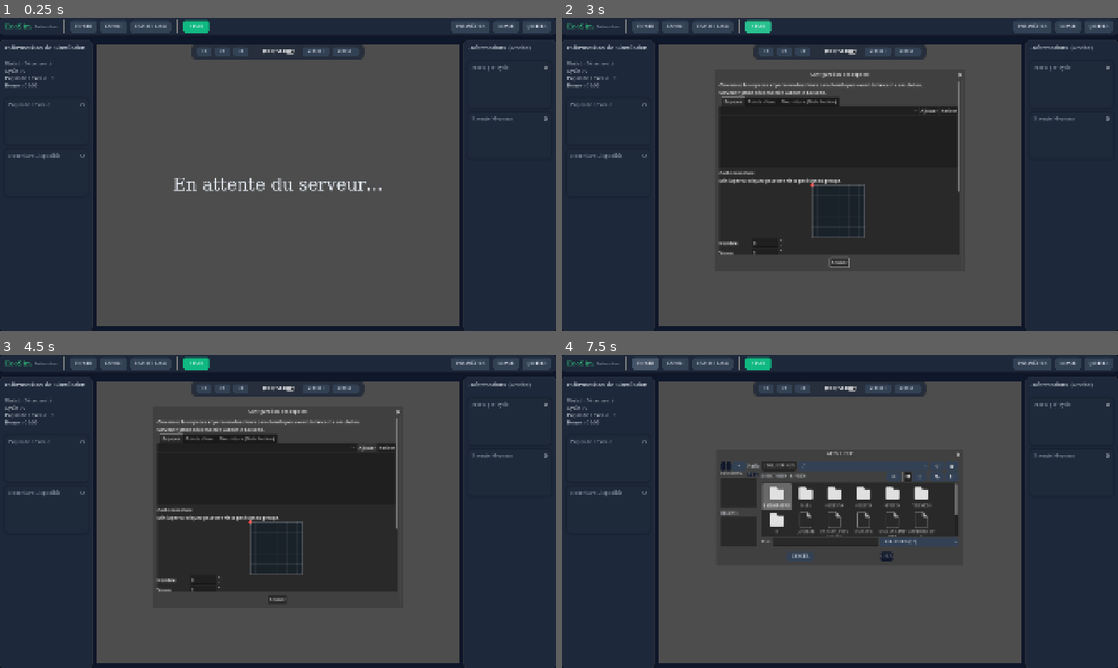
Above: before the commit, frames 1-4 (two rows, left to right).
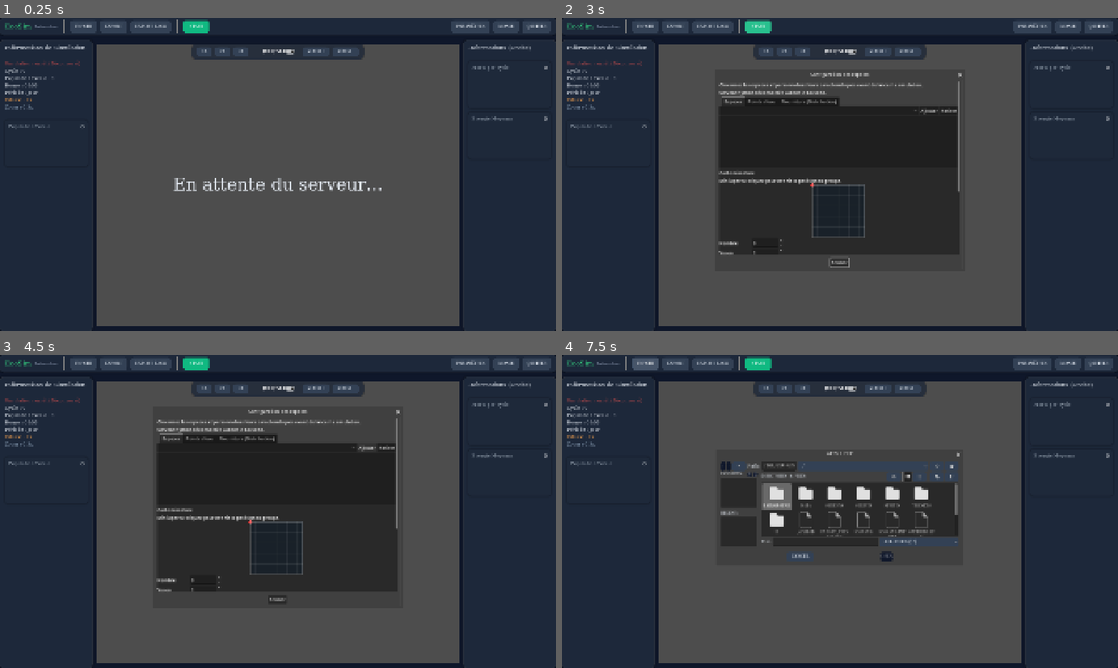
Above: after the commit, the same moments.

Repository: EcoSim-Interactive/EcoSim-game
Game: Godot game, scene res://screens/Homepage.tscn
Two runs of this game, one before a commit and one after it. Both use one fixed random seed, a clock stepped at 60 frames per second and the inputs below.
Inputs (mouse positions are in pixels of both pictures, inside the frame that each line leads up to):
- Up to frame 1 (0.25 s): no input
- Up to frame 2 (3 s): click "1x" at 0.5 s; click "2x" at 1.25 s; click "3x" at 2 s; click "Start" at 2.75 s
- Up to frame 3 (4.5 s): click "Start" at 3.5 s; click "Ajouter" at 4.25 s
- Up to frame 4 (7.5 s): click "Retirer" at 5 s; click (767, 661) at 5.75 s; click "Fermer" at 6.5 s; click "Import" at 7.25 s

The runs differ from the first frame. In frame 1, 0.3% of the frame differs, in the area x 0-16%, y 13-46%; in frame 2, 0.3%; in frame 3, 0.3%; in frame 4, 0.3%.

Commit message:
controleur info add

Diff:
--- a/simulatorV1/godot_interface/simulation/screens/Homepage.tscn
+++ b/simulatorV1/godot_interface/simulation/screens/Homepage.tscn
@@ -12,20 +12,6 @@
 
 [sub_resource type="StyleBoxFlat" id="StyleBoxFlat_bg"]
 bg_color = Color(0.059, 0.09, 0.165, 1)
-
-[sub_resource type="StyleBoxFlat" id="StyleBoxFlat_floating"]
-bg_color = Color(0.118, 0.161, 0.231, 0.7)
-border_width_left = 1
-border_width_top = 1
-border_width_right = 1
-border_width_bottom = 1
-border_color = Color(0.15, 0.18, 0.23, 0.5)
-corner_radius_top_left = 12
-corner_radius_top_right = 12
-corner_radius_bottom_right = 12
-corner_radius_bottom_left = 12
-shadow_color = Color(0, 0, 0, 0.2)
-shadow_size = 4
 
 [sub_resource type="StyleBoxFlat" id="StyleBoxFlat_panel"]
 bg_color = Color(0.118, 0.161, 0.231, 0.95)
@@ -84,6 +70,20 @@
 corner_radius_bottom_right = 8
 corner_radius_bottom_left = 8
 
+[sub_resource type="StyleBoxFlat" id="StyleBoxFlat_floating"]
+bg_color = Color(0.118, 0.161, 0.231, 0.7)
+border_width_left = 1
+border_width_top = 1
+border_width_right = 1
+border_width_bottom = 1
+border_color = Color(0.15, 0.18, 0.23, 0.5)
+corner_radius_top_left = 12
+corner_radius_top_right = 12
+corner_radius_bottom_right = 12
+corner_radius_bottom_left = 12
+shadow_color = Color(0, 0, 0, 0.2)
+shadow_size = 4
+
 [sub_resource type="StyleBoxFlat" id="StyleBoxFlat_Settings"]
 bg_color = Color(0.118, 0.161, 0.231, 0.95)
 border_width_left = 6
@@ -268,6 +268,18 @@
 layout_mode = 2
 text = "Heure : 00:00"
 
+[node name="SimDayNightLabel" type="Label" parent="MainVBox/MainHBox/LeftSidebar/Margin/VBox/SimulationInfoBox" unique_id=987654327]
+layout_mode = 2
+text = "Période : Jour"
+
+[node name="SimSpeedLabel" type="Label" parent="MainVBox/MainHBox/LeftSidebar/Margin/VBox/SimulationInfoBox" unique_id=987654328]
+layout_mode = 2
+text = "Vitesse : 1x"
+
+[node name="SimZoomLabel" type="Label" parent="MainVBox/MainHBox/LeftSidebar/Margin/VBox/SimulationInfoBox" unique_id=987654329]
+layout_mode = 2
+text = "Zoom : 1.0x"
+
 [node name="HSeparator2" type="HSeparator" parent="MainVBox/MainHBox/LeftSidebar/Margin/VBox" unique_id=987654326]
 layout_mode = 2
 
@@ -276,6 +288,7 @@
 title = "Population Totale"
 
 [node name="GraphFood" parent="MainVBox/MainHBox/LeftSidebar/Margin/VBox" unique_id=2126144090 instance=ExtResource("8_graph")]
+visible = false
 layout_mode = 2
 title = "Nourriture Disponible"
 line_color = Color(0.9, 0.6, 0.2, 1)
@@ -297,20 +310,27 @@
 layout_mode = 2
 stretch = true
 
-[node name="FloatingControls" type="PanelContainer" parent="MainVBox/MainHBox/MainArea"]
+[node name="SubViewport" type="SubViewport" parent="MainVBox/MainHBox/MainArea/SubViewportContainer" unique_id=519707155]
+handle_input_locally = false
+size = Vector2i(1248, 972)
+render_target_update_mode = 4
+
+[node name="World" parent="MainVBox/MainHBox/MainArea/SubViewportContainer/SubViewport" unique_id=1173343557 instance=ExtResource("2_1n0mb")]
+
+[node name="FloatingControls" type="PanelContainer" parent="MainVBox/MainHBox/MainArea" unique_id=1393063826]
 layout_mode = 2
 size_flags_horizontal = 4
 size_flags_vertical = 0
 theme_override_styles/panel = SubResource("StyleBoxFlat_floating")
 
-[node name="Margin" type="MarginContainer" parent="MainVBox/MainHBox/MainArea/FloatingControls"]
+[node name="Margin" type="MarginContainer" parent="MainVBox/MainHBox/MainArea/FloatingControls" unique_id=475446992]
 layout_mode = 2
 theme_override_constants/margin_left = 16
 theme_override_constants/margin_top = 8
 theme_override_constants/margin_right = 16
 theme_override_constants/margin_bottom = 8
 
-[node name="HBox" type="HBoxContainer" parent="MainVBox/MainHBox/MainArea/FloatingControls/Margin"]
+[node name="HBox" type="HBoxContainer" parent="MainVBox/MainHBox/MainArea/FloatingControls/Margin" unique_id=532315398]
 layout_mode = 2
 theme_override_constants/separation = 12
 
@@ -351,13 +371,6 @@
 theme_override_styles/normal = SubResource("StyleBoxFlat_btn_normal")
 theme_override_styles/hover = SubResource("StyleBoxFlat_btn_hover")
 text = "Zoom -"
-
-[node name="SubViewport" type="SubViewport" parent="MainVBox/MainHBox/MainArea/SubViewportContainer" unique_id=519707155]
-handle_input_locally = false
-size = Vector2i(1248, 988)
-render_target_update_mode = 4
-
-[node name="World" parent="MainVBox/MainHBox/MainArea/SubViewportContainer/SubViewport" unique_id=1173343557 instance=ExtResource("2_1n0mb")]
 
 [node name="LoadingOverlay" type="Control" parent="MainVBox/MainHBox/MainArea" unique_id=691733600]
 visible = false
--- a/simulatorV1/godot_interface/simulation/scripts/homepage.gd
+++ b/simulatorV1/godot_interface/simulation/scripts/homepage.gd
@@ -27,11 +27,15 @@
 @onready var sim_cycle_label = $MainVBox/MainHBox/LeftSidebar/Margin/VBox/SimulationInfoBox/SimCycleLabel
 @onready var sim_population_label = $MainVBox/MainHBox/LeftSidebar/Margin/VBox/SimulationInfoBox/SimPopulationLabel
 @onready var sim_time_label = $MainVBox/MainHBox/LeftSidebar/Margin/VBox/SimulationInfoBox/SimTimeLabel
+@onready var sim_daynight_label = $MainVBox/MainHBox/LeftSidebar/Margin/VBox/SimulationInfoBox/SimDayNightLabel
+@onready var sim_speed_label = $MainVBox/MainHBox/LeftSidebar/Margin/VBox/SimulationInfoBox/SimSpeedLabel
+@onready var sim_zoom_label = $MainVBox/MainHBox/LeftSidebar/Margin/VBox/SimulationInfoBox/SimZoomLabel
 
 # --- Variables principales ---
 var simulation_logs = []          # Données chargées depuis summary.json
 var current_step_data = {}
 var simulation_data = {}          # Données du fichier simulation.json (actions, motivations)
+var current_speed_text = "1x"
 
 # --- Configuration ---
 @export var logs_folder: String = ""
@@ -53,11 +57,20 @@
 	if zoom_out_btn:
 		zoom_out_btn.pressed.connect(_on_zoom_out_pressed)
 	if speed_1x_btn:
-		speed_1x_btn.pressed.connect(func(): if world and world.has_method("set_speed"): world.set_speed(300))
+		speed_1x_btn.pressed.connect(func():
+			if world and world.has_method("set_speed"): world.set_speed(300)
+			current_speed_text = "1x"
+		)
 	if speed_2x_btn:
-		speed_2x_btn.pressed.connect(func(): if world and world.has_method("set_speed"): world.set_speed(150))
+		speed_2x_btn.pressed.connect(func():
+			if world and world.has_method("set_speed"): world.set_speed(150)
+			current_speed_text = "2x"
+		)
 	if speed_3x_btn:
-		speed_3x_btn.pressed.connect(func(): if world and world.has_method("set_speed"): world.set_speed(50))
+		speed_3x_btn.pressed.connect(func():
+			if world and world.has_method("set_speed"): world.set_speed(50)
+			current_speed_text = "3x"
+		)
 	if mode_option:
 		var popup = mode_option.get_popup()
 		popup.add_theme_font_size_override("font_size", 35)
@@ -107,13 +120,25 @@
 	if world and "connected" in world:
 		if sim_status_label:
 			if not world.connected:
-				sim_status_label.text = "Statut : Déconnecté"
+				sim_status_label.text = "Simulation : Arrêt (Déconnecté)"
+				sim_status_label.add_theme_color_override("font_color", Color(0.8, 0.3, 0.3))
 			elif world.get("run_completed"):
-				sim_status_label.text = "Statut : Terminé"
+				sim_status_label.text = "Simulation : Arrêt (Terminé)"
+				sim_status_label.add_theme_color_override("font_color", Color(0.2, 0.6, 0.9))
 			elif world.get("running"):
-				sim_status_label.text = "Statut : En cours"
+				sim_status_label.text = "Simulation : Marche"
+				sim_status_label.add_theme_color_override("font_color", Color(0.2, 0.9, 0.4))
 			else:
-				sim_status_label.text = "Statut : En pause"
+				sim_status_label.text = "Simulation : Arrêt (Pause)"
+				sim_status_label.add_theme_color_override("font_color", Color(0.9, 0.7, 0.2))
+
+		if sim_speed_label:
+			sim_speed_label.text = "Vitesse : " + current_speed_text
+			sim_speed_label.add_theme_color_override("font_color", Color(0.9, 0.6, 0.3))
+
+		if sim_zoom_label and camera:
+			sim_zoom_label.text = "Zoom : %.1fx" % camera.zoom.x
+			sim_zoom_label.add_theme_color_override("font_color", Color(0.7, 0.8, 0.9))
 
 		if world.connected and not _was_connected:
 			_was_connected = true
@@ -276,15 +301,27 @@
 
 	if sim_population_label:
 		sim_population_label.text = "Population Totale : " + str(pop)
+		sim_population_label.add_theme_color_override("font_color", Color(1.0, 0.85, 0.4))
 
 	if sim_cycle_label:
+		sim_cycle_label.add_theme_color_override("font_color", Color(0.4, 0.9, 0.7))
 		if step_data.has("step"):
 			sim_cycle_label.text = "Cycle : " + str(step_data["step"])
 		elif step_data.has("cycle"):
 			sim_cycle_label.text = "Cycle : " + str(step_data["cycle"])
 
 	if sim_time_label and step_data.has("hour") and step_data.has("minute"):
-		sim_time_label.text = "Heure : %02d:%02d" % [int(step_data["hour"]), int(step_data["minute"])]
+		var h = int(step_data["hour"])
+		var m = int(step_data["minute"])
+		sim_time_label.text = "Heure : %02d:%02d" % [h, m]
+		sim_time_label.add_theme_color_override("font_color", Color(0.4, 0.8, 0.9))
+		if sim_daynight_label:
+			if h >= 6 and h < 18:
+				sim_daynight_label.text = "Période : Jour"
+				sim_daynight_label.add_theme_color_override("font_color", Color(1.0, 0.9, 0.3))
+			else:
+				sim_daynight_label.text = "Période : Nuit"
+				sim_daynight_label.add_theme_color_override("font_color", Color(0.5, 0.5, 0.9))
 
 
 
